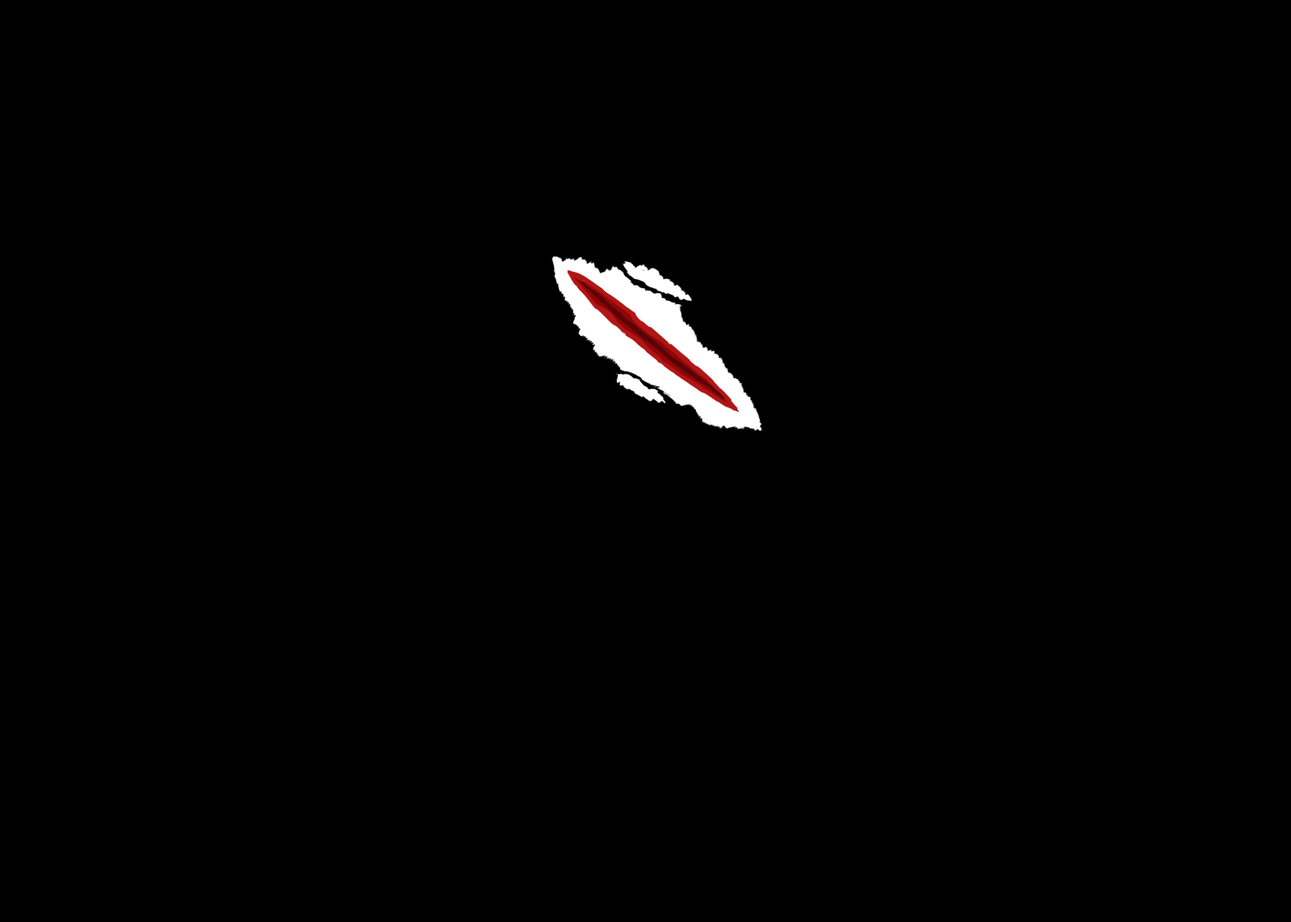
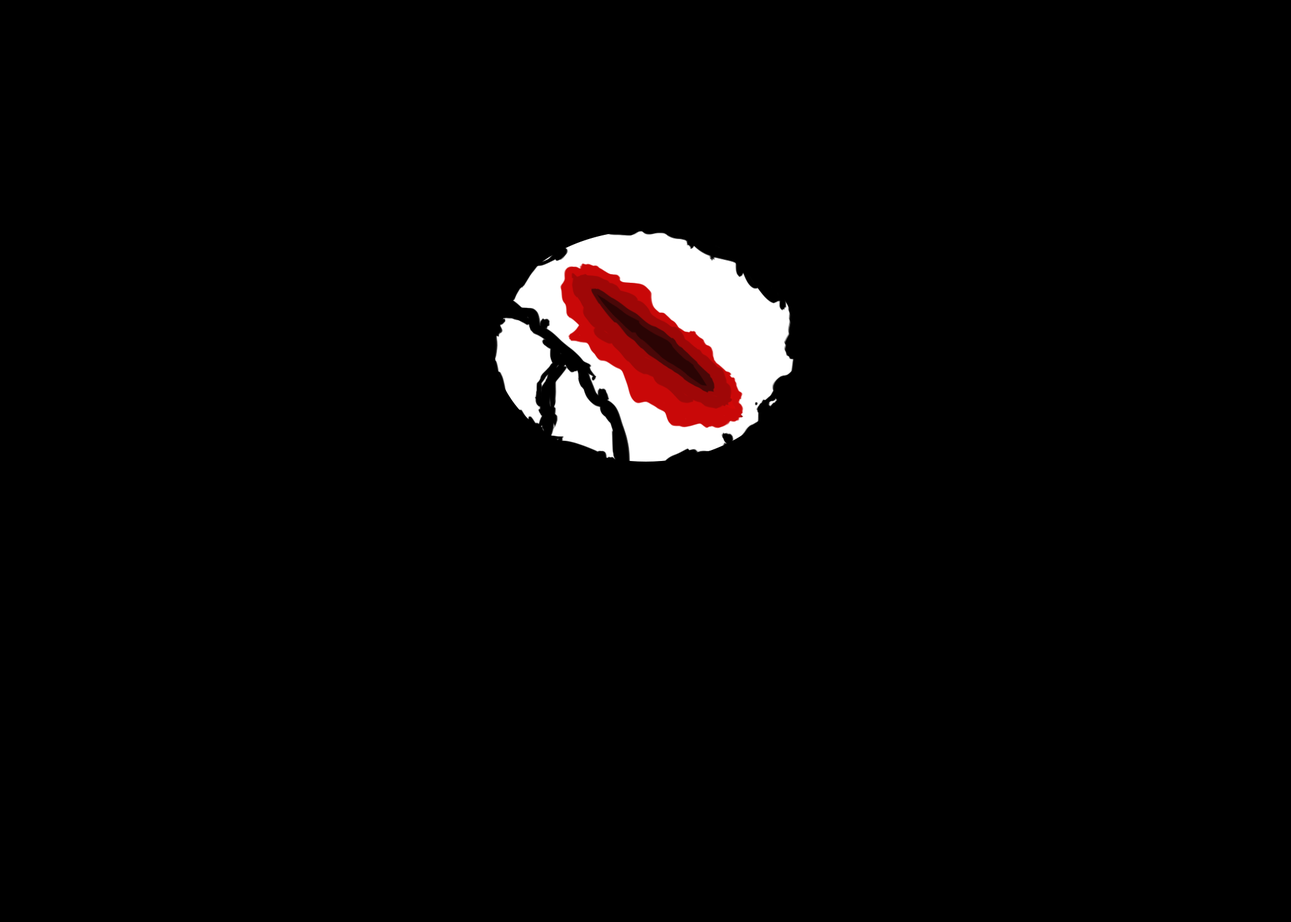
Revision of a layered 1291x922 image; what changed, layer by layer:
hid "Sår_Overfladisk_01" over [left=566, top=269, right=740, bottom=413]
showed "Sår_Dypt" over [left=559, top=244, right=780, bottom=457]
hid "Hull_Klær_02" over [left=551, top=255, right=764, bottom=432]
showed "Hull_Klær" over [left=495, top=230, right=795, bottom=462]
